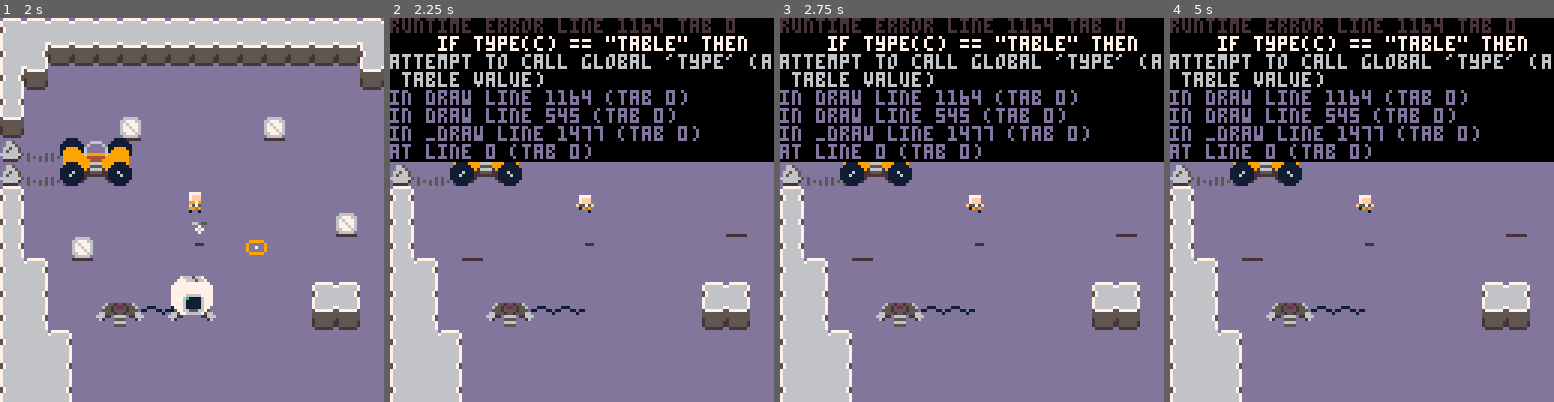
Above: before the commit, frames 1-4 (left to right).
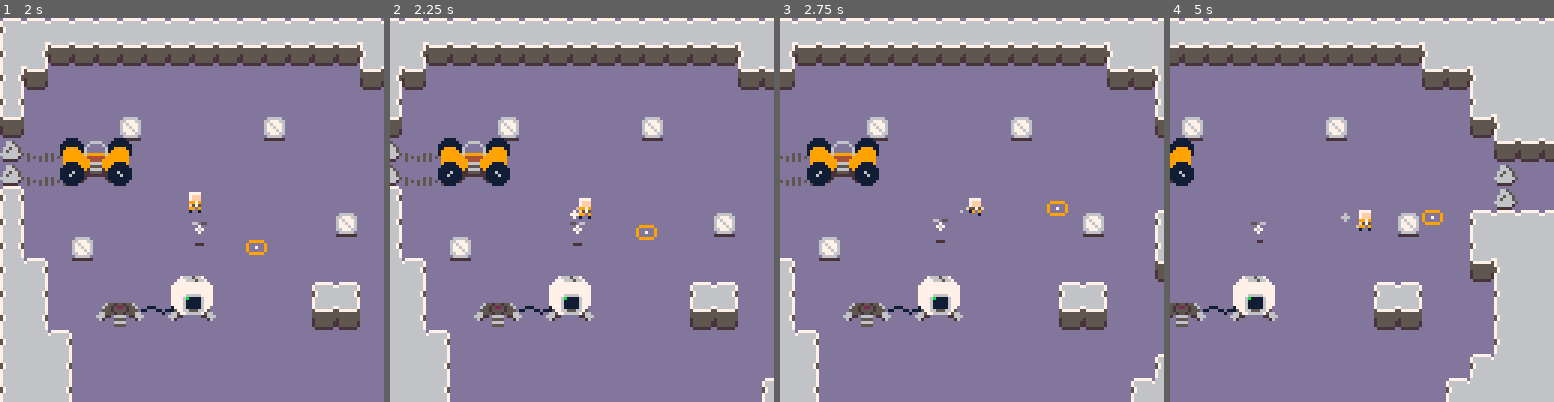
Above: after the commit, the same moments.

Repository: kevinthompson/moonbreak-p8
Game: PICO-8 cartridge moonbreak.p8
The game is run twice, just before and just after one commit, with the same random seed, the same clock (stepped at 60 frames per second) and the same inputs.
Inputs:
- Up to frame 1 (2 s): tap X (X key) at 0.33, 1.07, 1.85 s; tap O (Z key) at 0.7, 1.7 s; hold Right from 1.6 s (still down)
- Up to frame 2 (2.25 s): release Right at 2.1 s; tap O (Z key) at 2.1 s; hold Up from 2.15 s (still down)
- Up to frame 3 (2.75 s): release Up at 2.42 s; hold Right from 2.47 s (still down); tap O (Z key) at 2.5 s
- Up to frame 4 (5 s): tap O (Z key) every 0.4 s from 2.9 to 4.9 s; tap X (X key) at 2.97, 4.08 s; release Right at 3.03 s; hold Left 3.08-3.58 s; hold Down 3.63-3.97 s; hold Right 4.02-4.68 s; hold Up from 4.73 s (still down)

Frame 1 is identical in both runs. In frame 2, 42% of the frame differs, in the area x 0-100%, y 0-100%; in frame 3, 47%; in frame 4, 56%.
Error before the commit: runtime error line 1164 tab 0; if type(c) == "table" then; attempt to call global 'type' (a table value)

Commit message:
chore: add debug hitboxes

Diff:
--- a/scripts/scenes/game.lua
+++ b/scripts/scenes/game.lua
@@ -66,9 +66,11 @@
       if (e.flash_timer > 0) pal({7,7,7,7,7,7,7,7,7,7,7,7,7,7,7,7},0)
       e:draw()
       if (e.flash_timer > 0) pal(0)
+
+      if debug then
+        -- e:draw_hitbox()
+      end
     end
-
-    -- _ENV:draw_ui()
   end,
 
   draw_ui = function(_ENV)
--- a/scripts/utilities/class.lua
+++ b/scripts/utilities/class.lua
@@ -13,11 +13,12 @@
   new=function(_ENV,tbl)
     tbl=tbl or {}
     setmetatable(tbl,_ENV)
-    tbl.type = _ENV
+    tbl.class = _ENV
     tbl:init()
     return tbl
   end,
 
   init = _noop
 },{__index=_ENV})
+
 class.__index = class
